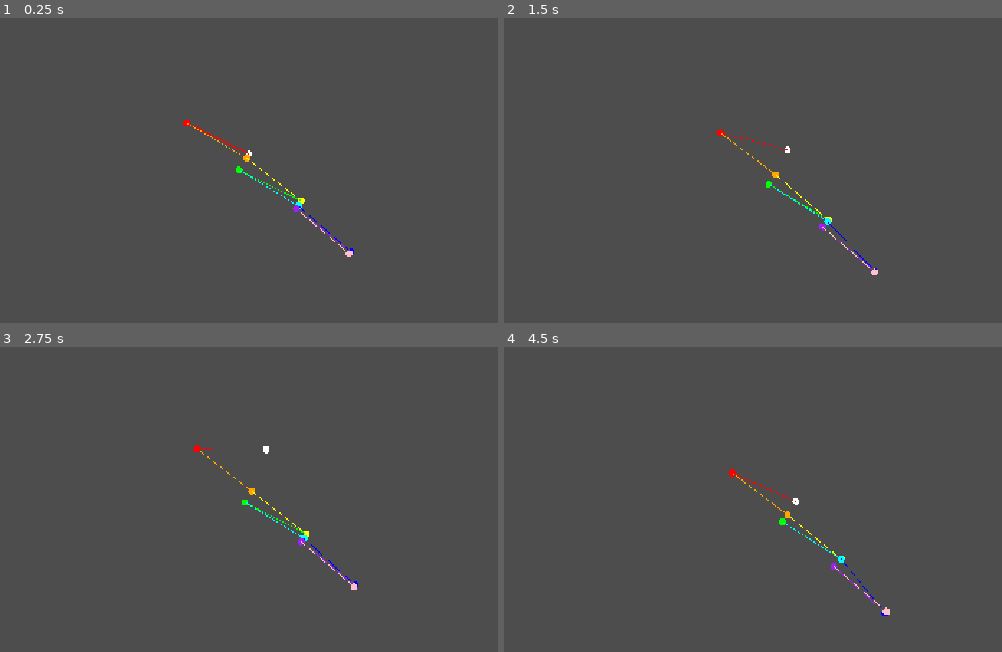
Above: before the commit, frames 1-4 (two rows, left to right).
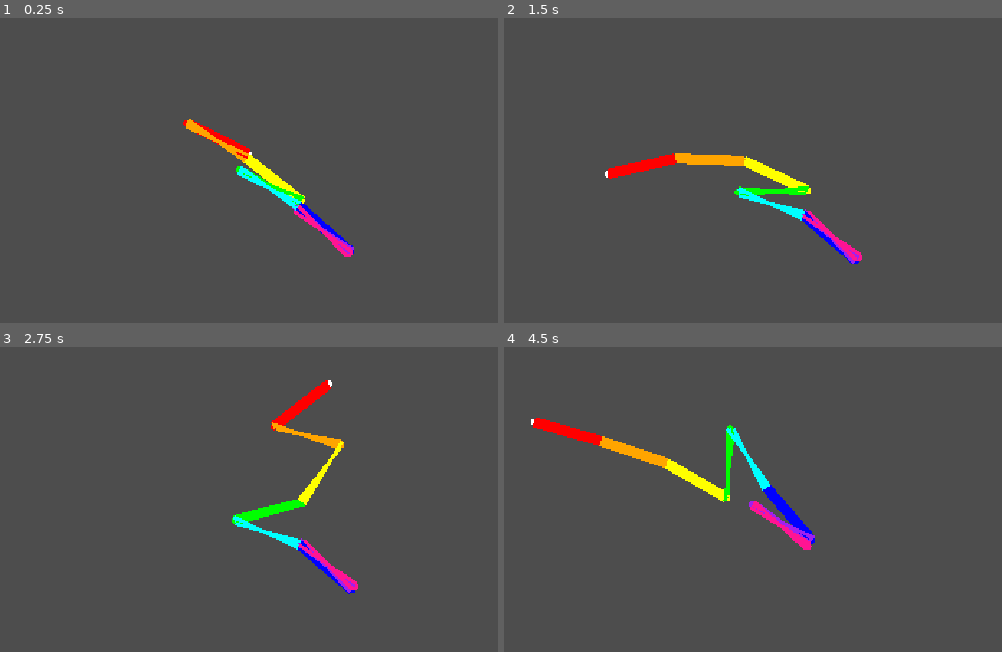
Above: after the commit, the same moments.

Repository: LeviathanGamez/Coil-Rush
Game: Godot game, scene res://scenes/main.tscn
The game is run twice, just before and just after one commit, with the same random seed, the same clock (stepped at 60 frames per second) and the same inputs.
Inputs (mouse positions are in pixels of both pictures, inside the frame that each line leads up to):
- Up to frame 1 (0.25 s): no input
- Up to frame 2 (1.5 s): tap Enter at 0.5 s; move the mouse to (927, 130) at 0.52 s; hold Right 0.53-1.28 s; tap Alt at 0.6 s; click (927, 130) at 0.67 s; move the mouse to (593, 176) at 1.27 s; hold Down from 1.28 s (still down); tap Shift at 1.35 s; click (593, 176) at 1.42 s
- Up to frame 3 (2.75 s): move the mouse to (328, 383) at 2.02 s; release Down at 2.03 s; hold Right from 2.03 s (still down); tap Alt at 2.1 s; click (328, 383) at 2.17 s
- Up to frame 4 (4.5 s): move the mouse to (713, 572) at 2.77 s; release Right at 2.78 s; hold Up 2.78-3.53 s; tap Shift at 2.85, 4.35 s; click (713, 572) at 2.92 s; move the mouse to (992, 551) at 3.52 s; hold Left from 3.53 s (still down); tap Alt at 3.6 s; click (992, 551) at 3.67 s; move the mouse to (513, 414) at 4.27 s; click (513, 414) at 4.42 s

The runs differ from the first frame. In frame 1, 1.7% of the frame differs, in the area x 37-72%, y 33-79%; in frame 2, 2.8%; in frame 3, 2.6%; in frame 4, 3.2%, in the area x 5-78%, y 23-89%.

Commit message:
Added snake with a body
Added snake with a body comprised of Line2D connecting it

Diff:
--- /dev/null
+++ b/procedural-life/autoloads/manager.gd
@@ -0,0 +1,3 @@
+extends Node
+
+var radius := 5
--- a/procedural-life/classes/head.gd
+++ b/procedural-life/classes/head.gd
@@ -1,13 +1,19 @@
 class_name Head
 
 var position : Vector2
-var velocity : Vector2
 var direction : Vector2
-var mouse_lerp : float = 0.01
+var mouse_lerp : float = 0.2
+var radius := Manager.radius
 
 func _init(pos: Vector2):
 	position = pos
-	velocity = Vector2(0,0)
 
 func update(mouse_pos : Vector2):
+	direction = (mouse_pos - position).normalized()
 	position = lerp(position,mouse_pos,mouse_lerp)
+
+func get_sides() -> Array[Vector2]:
+
+	var side_left = position + direction.rotated(PI/2) * radius
+	var side_right = position + direction.rotated(-PI/2) * radius
+	return [side_left,side_right]
--- a/procedural-life/classes/joint.gd
+++ b/procedural-life/classes/joint.gd
@@ -1,13 +1,18 @@
 class_name Joint
 
 var position : Vector2
-var velocity : Vector2
 var direction : Vector2
 var distance = 100
-
+var radius := Manager.radius
 func _init(pos: Vector2):
 	position = pos
-	velocity = Vector2(60,60)
 
 func update(parent,delta: float):
-	position = parent.position + (position-parent.position).normalized() * distance
+	direction = (position-parent.position).normalized()
+	position = parent.position + direction * distance
+
+
+func get_sides() -> Array[Vector2]:
+	var side_left = position + direction.rotated(-PI/2) * radius
+	var side_right = position + direction.rotated(PI/2) * radius
+	return [side_left,side_right]
--- a/procedural-life/entities/snake/snake.gd
+++ b/procedural-life/entities/snake/snake.gd
@@ -1,7 +1,7 @@
 extends Node2D
 
 var anchor := Vector2(30,30)
-var radius := 5
+var radius := Manager.radius
 var joint_count : int = 8
 var joints : Array = []
 var head_joints : Array
@@ -31,8 +31,12 @@
 func _draw():
 	var white : Color = Color.WHITE
 	var brown : Color = Color.BROWN
-	var colors : Array = [Color.RED,Color.ORANGE,Color.YELLOW,Color.GREEN,Color.CYAN,Color.BLUE,Color.PURPLE,Color.PINK]
+	var colors : Array = [Color.RED,Color.ORANGE,Color.YELLOW,Color.GREEN,Color.CYAN,Color.BLUE,Color.PURPLE,Color.DEEP_PINK]
 	draw_circle(head.position,radius,white)
 	for i in range(len(joints)):
 		draw_circle(joints[i].position,radius,colors[i])
-		draw_line(head_joints[i].position,joints[i].position,colors[i],1)
+		draw_line(head_joints[i].position,joints[i].position,colors[i],radius)
+
+	for i in range(len(joints)):
+		draw_line(head_joints[i].get_sides()[0],joints[i].get_sides()[0],colors[i],radius)
+		draw_line(head_joints[i].get_sides()[1],joints[i].get_sides()[1],colors[i],radius)
--- a/procedural-life/project.godot
+++ b/procedural-life/project.godot
@@ -14,6 +14,10 @@
 run/main_scene="uid://dayetbey1huwv"
 config/features=PackedStringArray("4.7", "Forward Plus")
 config/icon="res://icon.svg"
+
+[autoload]
+
+Manager="*uid://d3xuyrspw8g0m"
 
 [display]
 
Not shown, added: procedural-life/autoloads/manager.gd.uid
